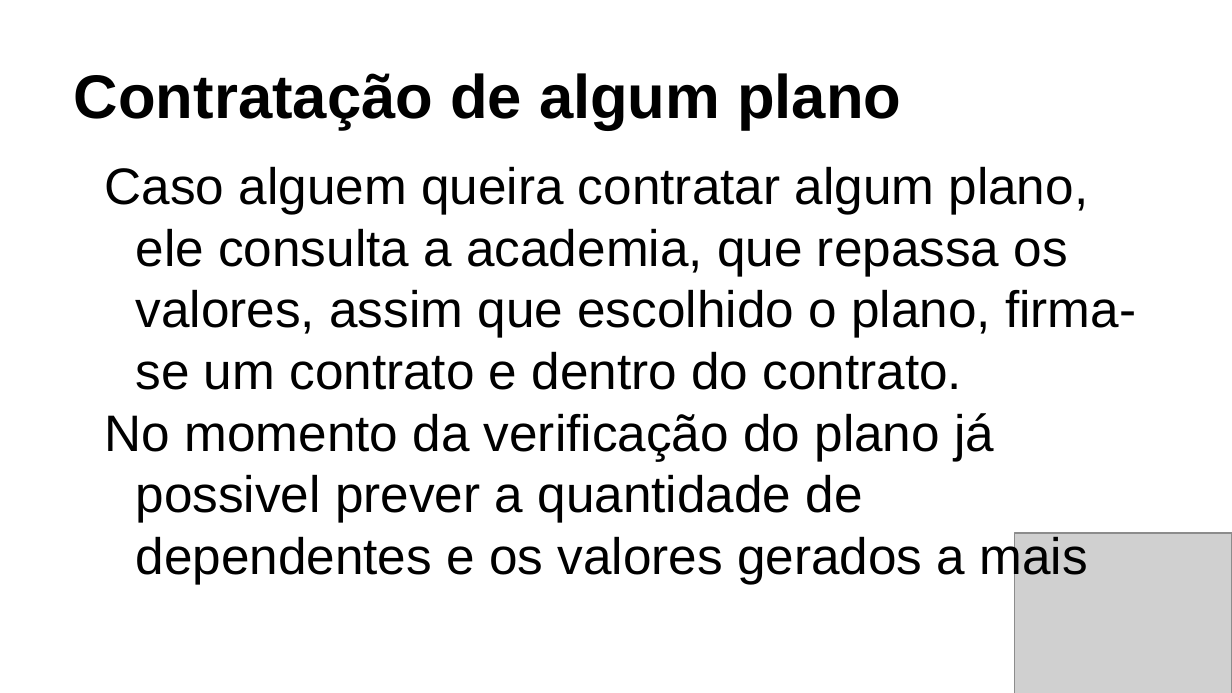
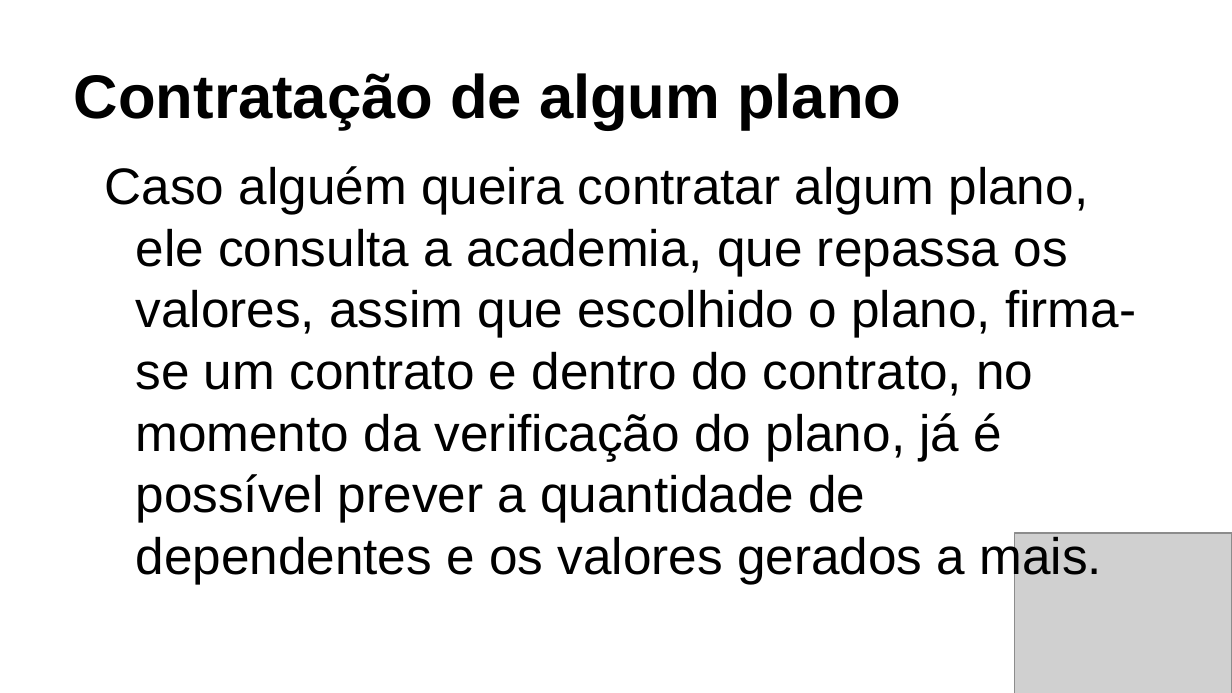
Before and after one commit to williamfgoncalves/william.goncalves, a slide deck: slide 4 of Banco de Dados - Modulo 2/Trabalho Modelagem Academia/Apresentação Modelagem Academia.pptx. Drawn at 1232x693 pixels with LibreOffice and Linux fonts; fonts in the diff are those of the drawing; grey boxes stand for pictures. Boxes give left, top, right and bottom in pixels: in the first picture for what was removed or moved away, otherwise in the second. Text is boxed around its words. In the diff, an @@ line names an element or a change of style, - is before the commit and + after.

Commit message:
Feat(Trabalho Academia e Exercicio): Realização de alterações no trabalho e finalização do exercicio de ER Banco de dados

```diff
--- a/Banco de Dados - Modulo 2/Trabalho Modelagem Academia/Apresentação Modelagem Academia.pptx
+++ b/Banco de Dados - Modulo 2/Trabalho Modelagem Academia/Apresentação Modelagem Academia.pptx
@@ text at (105, 166, 1136, 584): text changed @@
-Caso alguem queira contratar algum plano, ele consulta a academia, que repassa os valores, assim que escolhido o plano, firma-se um contrato e dentro do contrato.
-No momento da verificação do plano já possivel prever a quantidade de dependentes e os valores gerados a mais
+Caso alguém queira contratar algum plano, ele consulta a academia, que repassa os valores, assim que escolhido o plano, firma-se um contrato e dentro do contrato, no momento da verificação do plano, já é possível prever a quantidade de dependentes e os valores gerados a mais.
```
Also in this commit, not shown: 2 other slides changed, 4 slides added, 1 slide removed, 15 other files.
